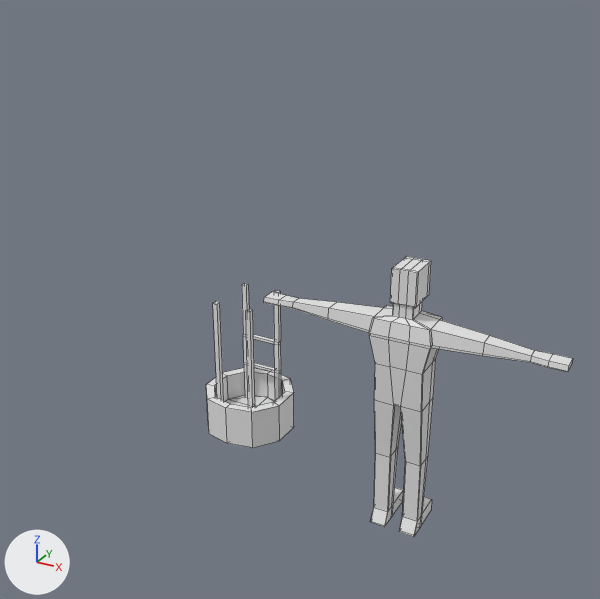
Before and after pictures for a commit that changed the Blender file art/models/props/soul_cage/soul_cage.blend.
Camera for both pictures: a 50 mm camera at (3.13, -4.36, 3.68) aimed at (0.65, 0.14, 1.43). The lights are fixed; the arrows at lower left show +X, +Y and +Z. The older version comes first. Mesh edges are drawn as thin lines.

In view in the first picture: 'Cube', 'reference'.
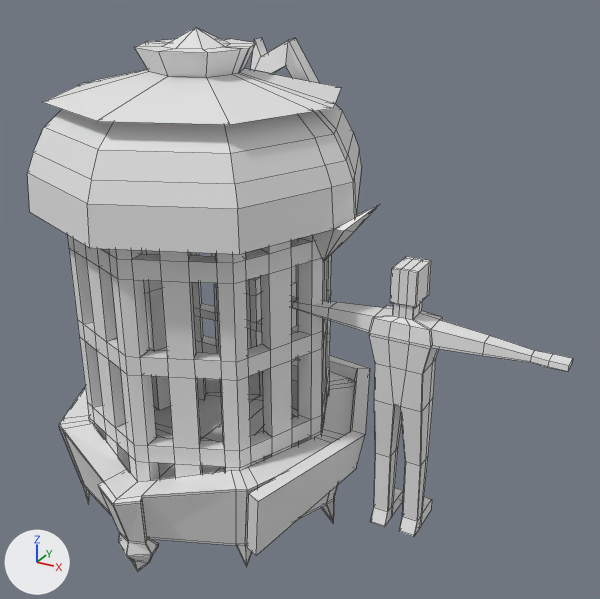
Commit message: Concept accurate Soul Cage

Changed parts and their boxes (x1, y1, x2, y2) in the pictures (600 x 599 px):
```json
{"object": "Cylinder.003", "change": "added", "after": [27, 27, 380, 262]}
{"object": "Cylinder.001", "change": "added", "after": [67, 235, 331, 482]}
{"object": "Cylinder.004", "change": "added", "after": [59, 358, 354, 556]}
{"object": "Cylinder", "change": "added", "after": [59, 372, 338, 571]}
{"object": "Cube", "change": "deleted", "before": [206, 283, 294, 448]}
{"object": "Cylinder.002", "change": "added", "after": [247, 356, 370, 555]}
{"object": "Plane", "change": "added", "after": [251, 38, 319, 83]}
```

Scene script edits in JSON lines:
```json
{"op": "add", "block": "me_plane", "code": ["me_plane = bpy.data.meshes.new('Plane')", "me_plane.from_pydata([(-0.069, 0.0, -0.329), (-0.432, -0.189, 0.133), (-0.932, -0.189, -0.451), (-0.432, -0.189, -0.008), (-0.069, 0.0, -0.121), (0.208, -0.096, 0.005), (0.109, -0.2, 0.236), (-0.21, -0.189, 0.053), (-0.15, -0.189, 0.387), (-0.097, -0.189, 0.269), (0.132, -0.2, 0.405), (0.411, -0.096, -0.116)], [], [(1, 4, 0, 3), (2, 1, 3), (4, 5, 11, 0), (5, 6, 10, 11), (6, 7, 9, 10), (8, 9, 7)])"]}
{"op": "add", "block": "me_cylinder_005", "code": ["me_cylinder_005 = bpy.data.meshes.new('Cylinder.005')", "me_cylinder_005.from_pydata(...)  # 192 vertices, 208 faces; spans x -1.11..1.11, y -1.15..1.15, z -0.3..0.51"]}
{"op": "add", "block": "me_cylinder_004", "code": ["me_cylinder_004 = bpy.data.meshes.new('Cylinder.004')", "me_cylinder_004.from_pydata(...)  # 86 vertices, 80 faces; spans x 0.0..1.27, y -1.11..1.11, z 1.82..3.19"]}
{"op": "add", "block": "me_cylinder_003", "code": ["me_cylinder_003 = bpy.data.meshes.new('Cylinder.003')", "me_cylinder_003.from_pydata(...)  # 18 vertices, 17 faces; spans x 0.4..1.14, y -1.1..1.27, z 3.21..7.3"]}
{"op": "add", "block": "me_cylinder_001", "code": ["me_cylinder_001 = bpy.data.meshes.new('Cylinder.001')", "me_cylinder_001.from_pydata(...)  # 352 vertices, 370 faces; spans x 0.0..0.9, y -0.9..0.63, z 1.88..4.12"]}
{"op": "add", "block": "me_cylinder", "code": ["me_cylinder = bpy.data.meshes.new('Cylinder')", "me_cylinder.from_pydata(...)  # 62 vertices, 52 faces; spans x -1.105..0.0, y -1.145..0.0, z -0.304..0.506"]}
{"op": "remove", "block": "ob_cube", "code": ["ob_cube = bpy.data.objects.new('Cube', me_cube_002)", "ob_cube.location = (0.148, 0.265, 0.395)", "ob_cube.scale = (0.322, 0.322, 0.322)"]}
{"op": "add", "block": "ob_plane", "code": ["ob_plane = bpy.data.objects.new('Plane', me_plane)", "ob_plane.location = (0.002, 1.205, 2.608)", "_m = ob_plane.modifiers.new('Solidify', 'SOLIDIFY')", "_m.thickness = 0.1"]}
{"op": "add", "block": "ob_cylinder_004", "code": ["ob_cylinder_004 = bpy.data.objects.new('Cylinder.004', me_cylinder_005)", "ob_cylinder_004.location = (0.0, 0.0, 0.017)"]}
{"op": "add", "block": "ob_cylinder_003", "code": ["ob_cylinder_003 = bpy.data.objects.new('Cylinder.003', me_cylinder_004)", "ob_cylinder_003.location = (0.0, 0.0, -0.031)", "_m = ob_cylinder_003.modifiers.new('Mirror', 'MIRROR')", "_m.use_clip = True"]}
{"op": "add", "block": "ob_cylinder_002", "code": ["ob_cylinder_002 = bpy.data.objects.new('Cylinder.002', me_cylinder_003)", "ob_cylinder_002.location = (0.0, 0.0, -0.488)", "ob_cylinder_002.rotation_euler = (0.0, 0.0, 0.384)  # degrees (0, 0, 22)", "ob_cylinder_002.scale = (1.0, 1.0, 0.152)"]}
{"op": "add", "block": "ob_cylinder_001", "code": ["ob_cylinder_001 = bpy.data.objects.new('Cylinder.001', me_cylinder_001)", "ob_cylinder_001.location = (0.0, 0.0, -1.751)", "_m = ob_cylinder_001.modifiers.new('Mirror', 'MIRROR')", "_m.use_clip = True"]}
{"op": "add", "block": "ob_cylinder", "code": ["ob_cylinder = bpy.data.objects.new('Cylinder', me_cylinder)", "ob_cylinder.location = (0.0, 0.0, 0.0)", "_m = ob_cylinder.modifiers.new('Mirror', 'MIRROR')", "_m.use_axis = (True, True, False)", "_m.use_clip = True"]}
```
